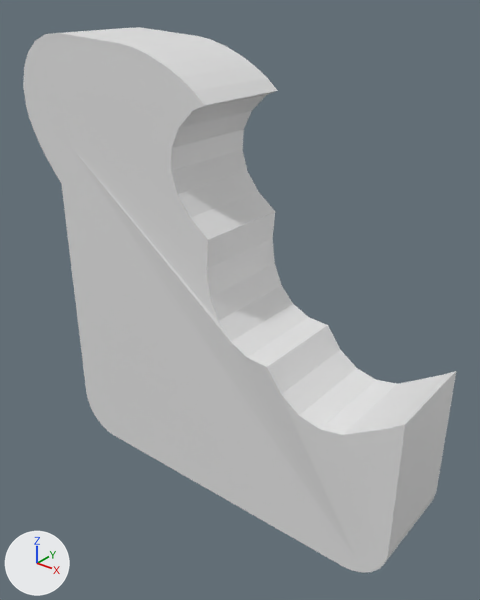
A saved change to the Blender file panProp.blend.
Before and after are seen from a 50 mm camera at (1.56, -1.92, 2.1) aimed at (-0.01, 0.04, 0.89). Lighting does not change. The marker at lower left points along +X, +Y and +Z. The older version comes first.

The first picture shows 'bread'.
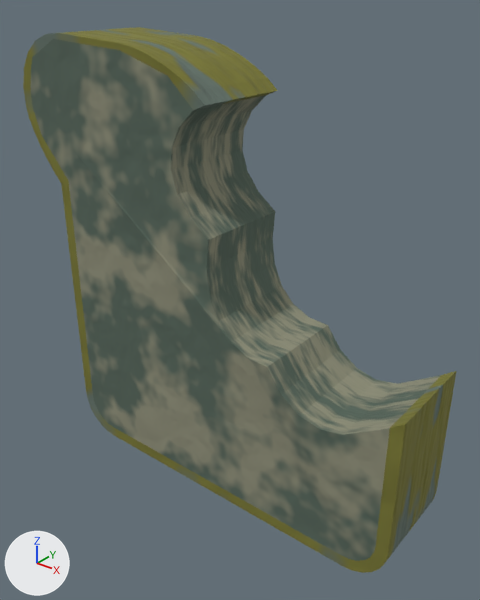
The newer file is also turned or shifted as a whole; pictures and numbers use the older file's frame.

Edits to the bpy script that builds the scene:
```text
Add mat_inside:
    mat_inside = bpy.data.materials.new('inside')
    # nodes: BsdfPrincipled, Bump, Mix, OutputMaterial, TexNoise, ValToRGB
    # colours: greyish green #55665a, beige #b5ae91
Add mat_crust:
    mat_crust = bpy.data.materials.new('crust')
    # nodes: BsdfPrincipled, Bump, OutputMaterial, TexNoise, ValToRGB
    # colours: grey #64746a, dark yellow #7a7930
Change me_cube_001:
    where me_cube_001.from_pydata(...)  # 194 vertices, 132 faces, 5 loose edges; spans x -1.22..1.0, y -1.12..1.02, z -1.0..1.23
    used by ob_bread; location = (0.005, 0.038, 0.862); scale = (0.853, 0.213, 0.853)
    me_cube_001 part 1: 86 of the faces centred in x -1.22..1.0, y -1.0..1.0, z -1.0..1.22 switch from no material to mat_crust
    me_cube_001 part 2: 46 of the faces centred in x -1.05..0.89, y -1.02..1.01, z -0.37..1.08 switch from no material to mat_inside
```

Where the change shows, as pixel boxes [x1, y1, x2, y2] in the pictures (480 x 600 px):
part 1 of me_cube_001, recoloured
    both: [23, 27, 456, 573]
part 2 of me_cube_001, recoloured (white to grey)
    both: [31, 39, 441, 561]
